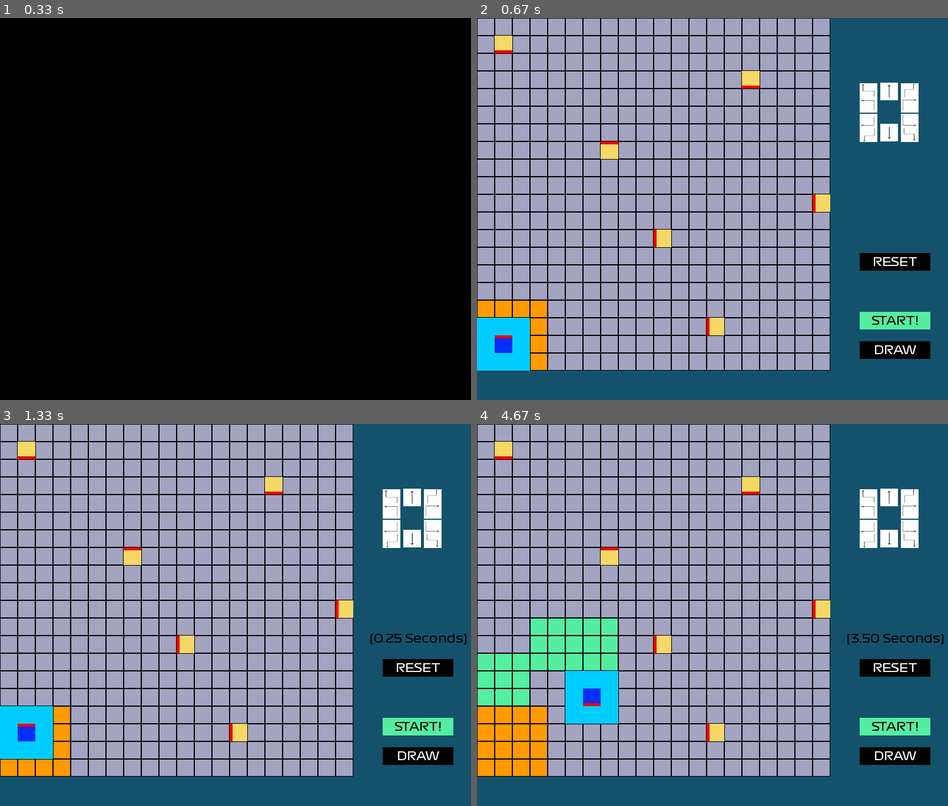
Above: before the commit, frames 1-4 (two rows, left to right).
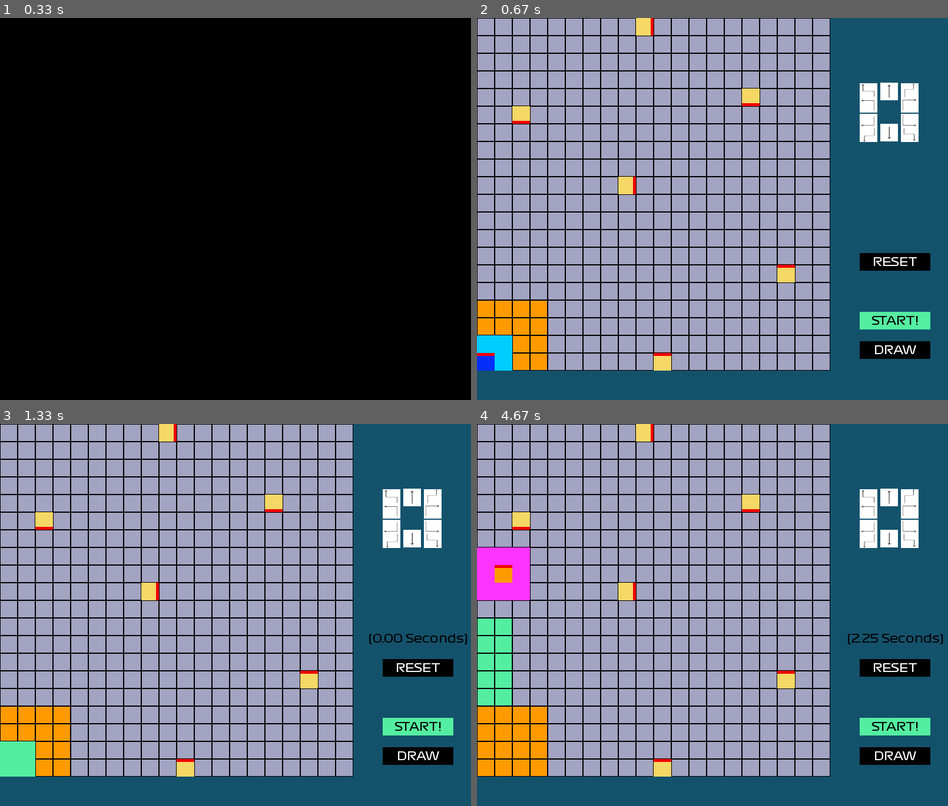
Above: after the commit, the same moments.

Repository: bohyanggg/mdp_algo
Game: pygame game, started from main.py
Two runs of this game, one before a commit and one after it. Both use one fixed random seed, a clock stepped at 60 frames per second and the inputs below.
Inputs (mouse positions are in pixels of both pictures, inside the frame that each line leads up to):
- Up to frame 1 (0.33 s): no input
- Up to frame 2 (0.67 s): tap D at 0.33 s
- Up to frame 3 (1.33 s): click "START!" at 0.85 s; hold Up from 1.17 s (still down)
- Up to frame 4 (4.67 s): release Up at 1.7 s; click (896, 725) at 2.03 s, where only the run after the commit has a clickable "START!"

Frame 1 is identical in both runs. In frame 2, 3.3% of the frame differs, in the area x 0-75%, y 0-93%; in frame 3, 4.2%; in frame 4, 8.7%, in the area x 0-100%, y 0-93%.

Commit message:
feat: ian changes

Diff:
--- a/connection_to_rpi/rpi_main.py
+++ b/connection_to_rpi/rpi_main.py
@@ -6,7 +6,7 @@
 
 def main():
     # Create a server for the PC to connect to
-    server = RPiServer("", 4160)
+    server = RPiServer("192.168.50.2", 4160)
     # Wait for the PC to connect to the RPi.
     print("Waiting for connection from PC...")
     try:
--- /dev/null
+++ b/connection_to_rpi/tempCodeRunnerFile.py
@@ -0,0 +1 @@
+192.168.50.11
--- a/constants.py
+++ b/constants.py
@@ -9,7 +9,7 @@
 RUN_SIMULATION = False
 
 # Connection to RPi
-RPI_HOST: str = "192.168.34.1"
+RPI_HOST: str = "192.168.50.2"
 RPI_PORT: int = 6000
 
 # Connection to PC
@@ -25,7 +25,7 @@
 ROBOT_SPEED_PER_SECOND = 100  # should be 33.3
 # Please read briefing notes from Imperial
 ROBOT_S_FACTOR = ROBOT_LENGTH / ROBOT_TURN_RADIUS
-ROBOT_SAFETY_DISTANCE = 10
+ROBOT_SAFETY_DISTANCE = 0
 # Time provided for scanning an obstacle image in seconds.
 ROBOT_SCAN_TIME = 0.25
 
@@ -42,12 +42,12 @@
 
 # Task 1 Simulator Config
 SIMULATOR_OBSTACLES = [
-    [10, 180, Direction.BOTTOM],
-    [70, 120, Direction.TOP],
-    [150, 160, Direction.BOTTOM],
-    [190, 90, Direction.LEFT],
-    [100, 70, Direction.LEFT],
-    [130, 20, Direction.LEFT],
+[100, 0, Direction.TOP],
+    [170, 50, Direction.TOP],
+    [150, 150, Direction.BOTTOM],
+    [80, 100, Direction.RIGHT],
+    [20, 140, Direction.BOTTOM],
+    [90, 190, Direction.RIGHT],
 ]
 
 # Task 2 30x10 grid
@@ -56,10 +56,10 @@
 TASK2_SCALING_FACTOR = 1
 
 # Task 2 Simulator Config
-DISTANCE1 = 60  # First obstacle distance from robot (60-150):
+DISTANCE1 = 100  # First obstacle distance from robot (60-150):
 DISTANCE2 = 60  # Second obstacle distance from first obstacle (60-150):
 OBSTACLE1 = "L"  # First obstacle direction (L/R)
-OBSTACLE2 = "L"  # Second obstacle direction (L/R)
+OBSTACLE2 = "R"  # Second obstacle direction (L/R)
 
 
 BUTTON_LENGTH = 120
--- a/main.py
+++ b/main.py
@@ -300,7 +300,7 @@
 def test():
     print("start test")
     server = socket.socket(socket.AF_INET, socket.SOCK_STREAM)
-    server.connect(("192.168.34.1", 6000))
+    server.connect(("192.168.50.2", 6000))
     print("connected")
     server.send("12345")
     msg = server.recv(1024)
@@ -309,12 +309,12 @@
 
 if __name__ == "__main__":
     # Test connection with RPI
-    # test()
+    #test()
 
     # Run virtual simulator
     sim()
 
     # Run on RPI
-    # initialize()
+    #initialize()
 
     pass
--- a/robot/robot.py
+++ b/robot/robot.py
@@ -71,9 +71,12 @@
         Convert the list of command objects to corresponding list of messages.
         """
         print("Converting commands to string...", end="")
+
         string_commands = [
-            command.convert_to_message() for command in self.hamiltonian.commands
+            item for command in self.hamiltonian.commands
+            for item in (command.convert_to_message() if isinstance(command.convert_to_message(), list) else [command.convert_to_message()])
         ]
+
         print("Done!")
         return string_commands
 
Not shown, changed: requirements.txt
